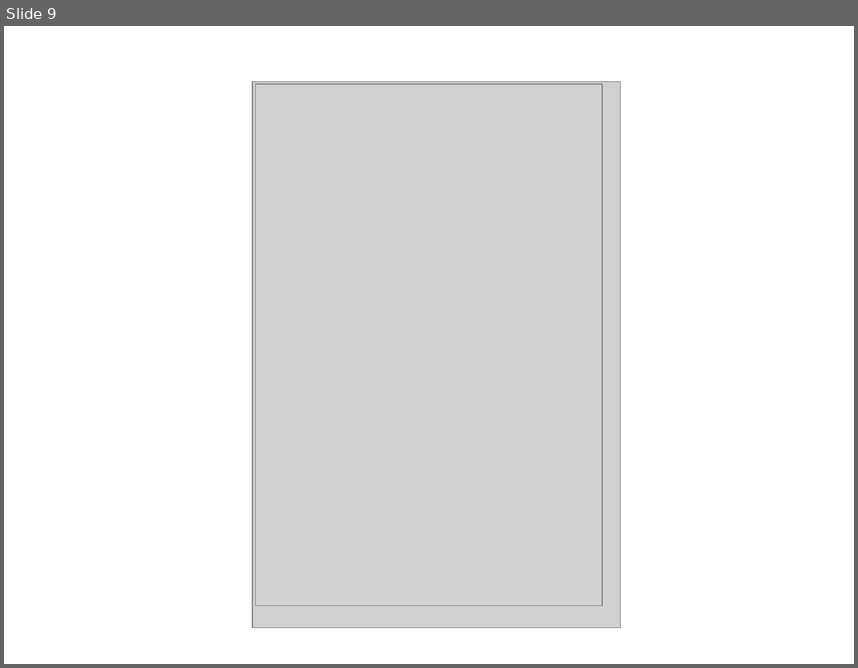
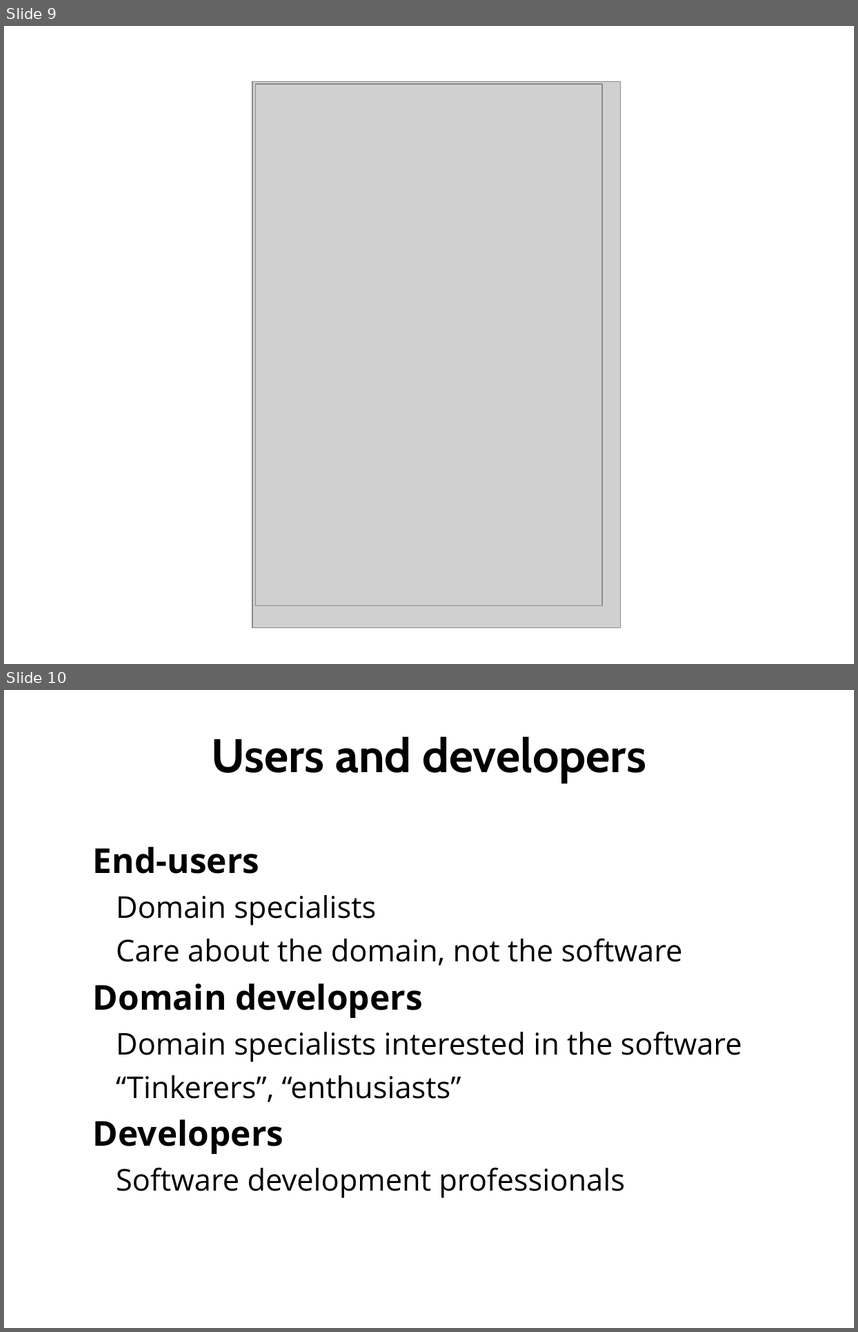
Before and after one commit to hishamhm/thesis, a slide deck: presentation/presentation_lo4_tweak.odp. Shown one above the other, each under a label of ours: slide 9 before the commit, slides 9 and 10 after it. The pictures are 858x668 and 858x1332 pixels, drawn with LibreOffice and Linux fonts; fonts in the diff are those of the drawing; grey boxes stand for pictures. Boxes give left, top, right and bottom in pixels: in the first picture for what was removed or moved away, otherwise in the second. Text is boxed around its words. In the diff, an @@ line names an element or a change of style, - is before the commit and + after.

```diff
--- a/presentation/presentation_lo4_tweak.odp
+++ b/presentation/presentation_lo4_tweak.odp
@@ slide 10 added at bbox=[4, 690, 854, 1328], background #FFFFFF @@
@@ title added at bbox=[211, 736, 646, 782], 44 pt, text #000000, bold @@
+Users and developers
@@ text added at bbox=[93, 847, 742, 1198], 28 pt, text #000000 @@
+End-users
+  Domain specialists
+  Care about the domain, not the software
+Domain developers
+  Domain specialists interested in the software
+  “Tinkerers”, “enthusiasts”
+Developers
+  Software development professionals
```
Also in this commit, not shown: 4 slides changed, 3 slides removed, 3 other files.
